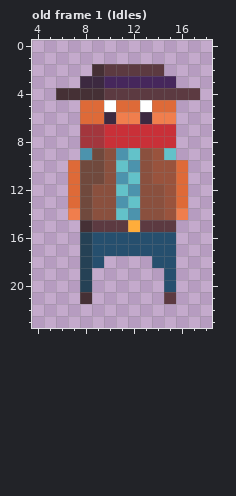
Two versions of one pixel-art file, AsepriteFiles/MainCharacter.aseprite. The first picture shows the starting point.
24x24 pixels, 8 frames. Shown: old frame 1 (Idles): x 4..18, y 0..23. The commit also changed other frames, which this record leaves out.
After:
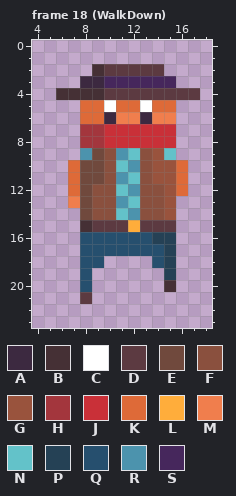
Palette (. is transparent): A #3c2940  B #453035  C #ffffff  D #5c3a41  E #70493d  F #8a503e  G #99533d  H #a3363d  J #c93038  K #de6a38  L #ffad3b  M #f07e4d  N #63c2c9  P #254155  Q #264f6e  R #4c93ad  S #46275c
A new or re-ordered frame is compared with the old frame closest to it.
From the commit log: added WalkDown animation and changed left and right idles
The edit:
frames 8 -> 32
--- frame 18 (WalkDown) is new; against old frame 1 (Idles), layers "Torso", "Legs"
@@ x 4..18 @@
 12 ...KEFFNRFFGK..
-13 ...KEFFRNFFGK..
-14 ...MEFFNRFFGM..
+13 ...MEFFRNFFG...
+14 ....EFFNRFFG...
 15 ....BDDDLDDD...
-16 ....PQQQQQQQ...
-17 ....PQQQQQQQ...
-18 ....PQ....QQ...
-19 ....P......Q...
-20 ....P......Q...
-21 ....B......D...
+16 ....QQQQQQPP...
+17 ....QQQQQQQP...
+18 ....QQ....QP...
+19 ....Q......P...
+20 ....Q......B...
+21 ....D..........
 22 ...............
Pixel boxes of the changes (left, top, right, bottom) in both pictures:
changed: (68, 196, 92, 304)
changed: (152, 196, 188, 304)
